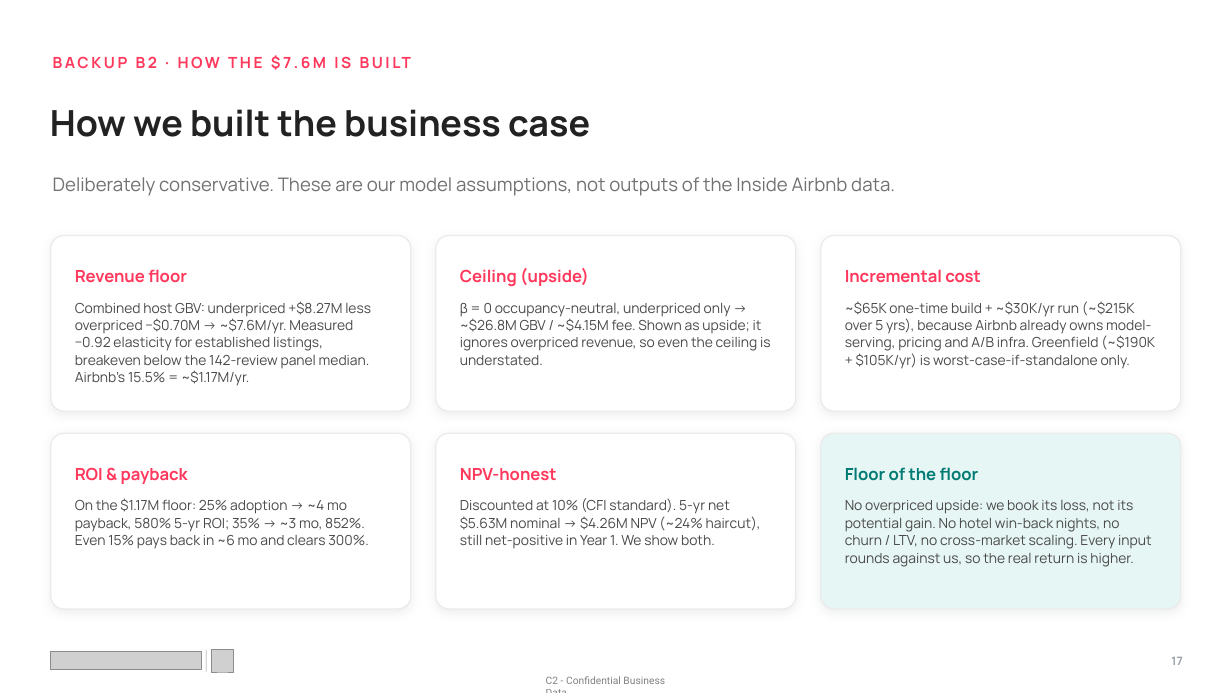
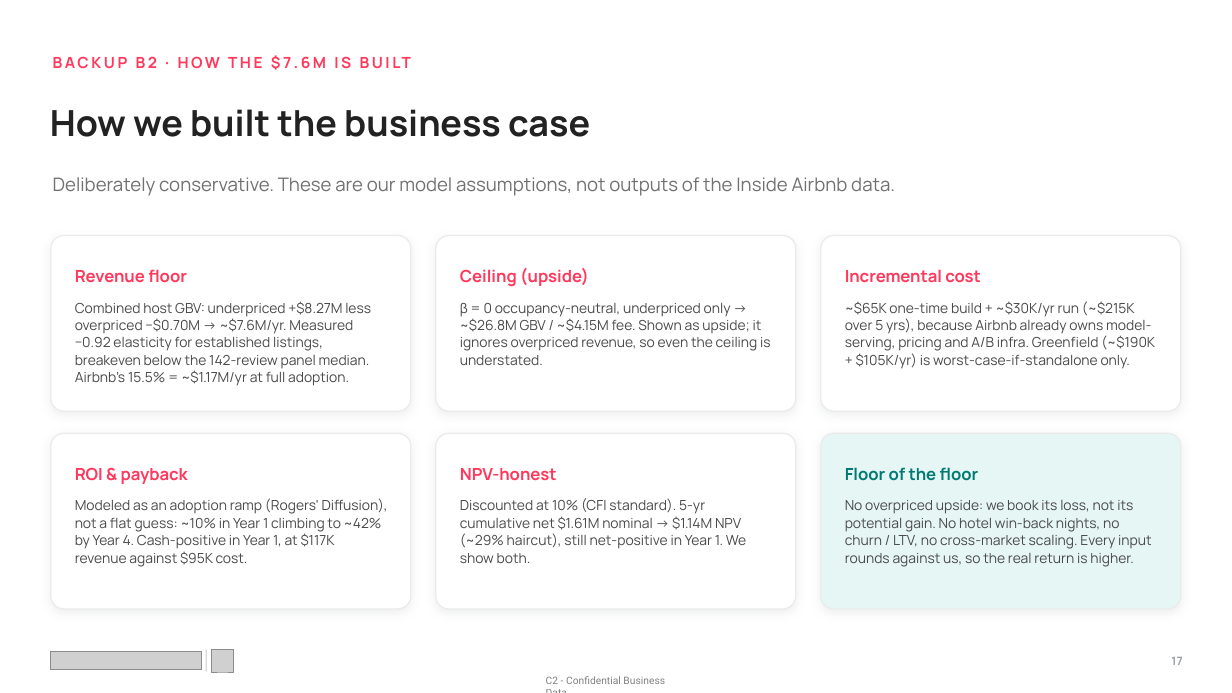
Before and after one commit to mkdn007/Cornell-Airbnb-Capstone, a slide deck: slide 17 of Airbnb Pricing Deck.pptx. Drawn at 1232x693 pixels with LibreOffice and Linux fonts; fonts in the diff are those of the drawing; grey boxes stand for pictures. Boxes give left, top, right and bottom in pixels: in the first picture for what was removed or moved away, otherwise in the second. Text is boxed around its words. In the diff, an @@ line names an element or a change of style, - is before the commit and + after.

```diff
--- a/Airbnb Pricing Deck.pptx
+++ b/Airbnb Pricing Deck.pptx
@@ text at [75, 301, 371, 386]: text changed @@
-Combined host GBV: underpriced +$8.27M less overpriced −$0.70M → ~$7.6M/yr. Measured −0.92 elasticity for established listings, breakeven below the 142-review panel median. Airbnb's 15.5% = ~$1.17M/yr.
+Combined host GBV: underpriced +$8.27M less overpriced −$0.70M → ~$7.6M/yr. Measured −0.92 elasticity for established listings, breakeven below the 142-review panel median. Airbnb's 15.5% = ~$1.17M/yr at full adoption.
@@ text at [75, 498, 388, 567]: text changed @@
-On the $1.17M floor: 25% adoption → ~4 mo payback, 580% 5-yr ROI; 35% → ~3 mo, 852%. Even 15% pays back in ~6 mo and clears 300%.
+Modeled as an adoption ramp (Rogers' Diffusion), not a flat guess: ~10% in Year 1 climbing to ~42% by Year 4. Cash-positive in Year 1, at $117K revenue against $95K cost.
@@ text at [460, 498, 746, 563]: text changed @@
-Discounted at 10% (CFI standard). 5-yr net $5.63M nominal → $4.26M NPV (~24% haircut), still net-positive in Year 1. We show both.
+Discounted at 10% (CFI standard). 5-yr cumulative net $1.61M nominal → $1.14M NPV (~29% haircut), still net-positive in Year 1. We show both.
```
Also in this commit, not shown: 8 other slides changed, 1 slide added.
